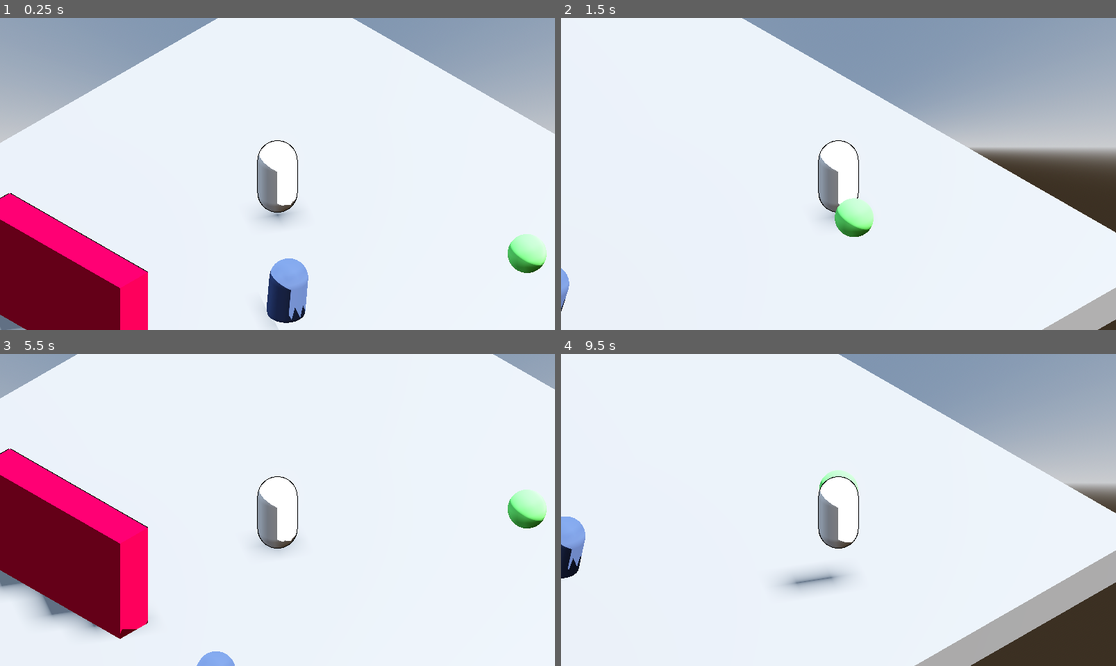
Above: before the commit, frames 1-4 (two rows, left to right).
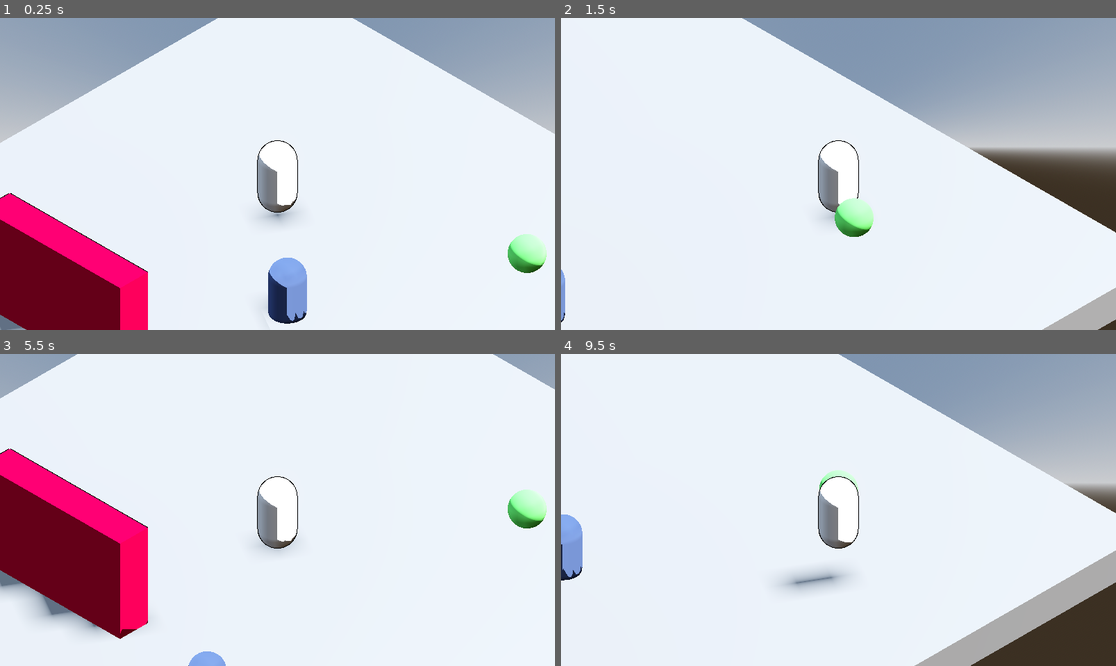
Above: after the commit, the same moments.

Repository: yashGhela/textmeback
Game: Godot game, scene res://levels/devlab.tscn
The game is run twice, just before and just after one commit, with the same random seed, the same clock (stepped at 60 frames per second) and the same inputs. The project has no main scene, so this scene is started directly.
Inputs:
- Up to frame 1 (0.25 s): no input
- Up to frame 2 (1.5 s): tap Enter (ui_accept) at 0.5, 0.77 s; hold D (right) 0.53-1.28 s; hold E (interact) 0.53-1.28 s; hold S (back) from 1.28 s (still down); tap E (interact) at 1.35 s
- Up to frame 3 (5.5 s): tap Enter (ui_accept) at 1.52, 3.02, 3.77, 4.52 s; release S (back) at 2.03 s; hold D (right) 2.03-2.78 s; hold E (interact) 2.03-2.78 s; hold W (forward) 2.78-3.53 s; tap E (interact) at 2.85, 4.35 s; hold E (interact) 3.53-4.28 s; hold A (left) 3.53-5.03 s; hold S (back) from 5.03 s (still down); hold E (interact) from 5.03 s (still down)
- Up to frame 4 (9.5 s): release S (back) at 5.78 s; release E (interact) at 5.78 s; hold D (right) 5.78-6.53 s; tap E (interact) at 5.85, 7.35, 8.85 s; tap Enter (ui_accept) at 6.02, 6.77, 7.52, 9.02 s; hold W (forward) 6.53-7.28 s; hold E (interact) 6.53-7.28 s; hold D (right) 7.28-8.03 s; hold S (back) 8.03-8.78 s; hold E (interact) 8.03-8.78 s; hold A (left) from 8.78 s (still down)

The runs differ from the first frame. In frame 1, 0.2% of the frame differs, in the area x 47-56%, y 76-99%; in frame 2, less than 0.1%; in frame 3, 0.1%; in frame 4, 0.3%, in the area x 0-5%, y 51-73%.

Commit message:
attempting to ping pong it now, feeling tired tho

Diff:
--- a/levels/devlab.tscn
+++ b/levels/devlab.tscn
@@ -68,7 +68,8 @@
 curve = SubResource("Curve3D_w7w6m")
 
 [node name="PathFollow3D" type="PathFollow3D" parent="Path3D" unique_id=447972883]
-transform = Transform3D(-0.9999982, 0, -8.7422634e-08, 0, 0.99999917, 0, 8.742262e-08, 0, -0.9999984, 0, 0, 0)
+transform = Transform3D(0.9999982, 0, 0, 0, 0.99999917, 0, 0, 0, 0.9999984, 0, 0, 0)
+rotation_mode = 0
 
 [node name="Boss" parent="Path3D/PathFollow3D" unique_id=150727419 node_paths=PackedStringArray("pathFollow") instance=ExtResource("5_eqxup")]
 pathFollow = NodePath("..")
